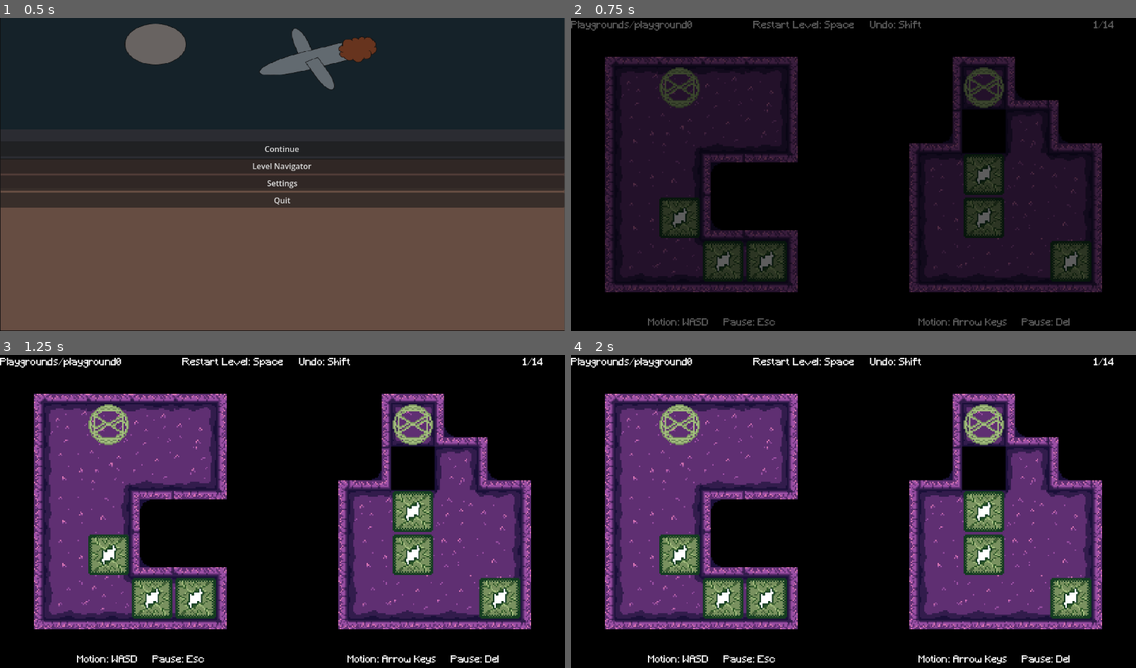
Above: before the commit, frames 1-4 (two rows, left to right).
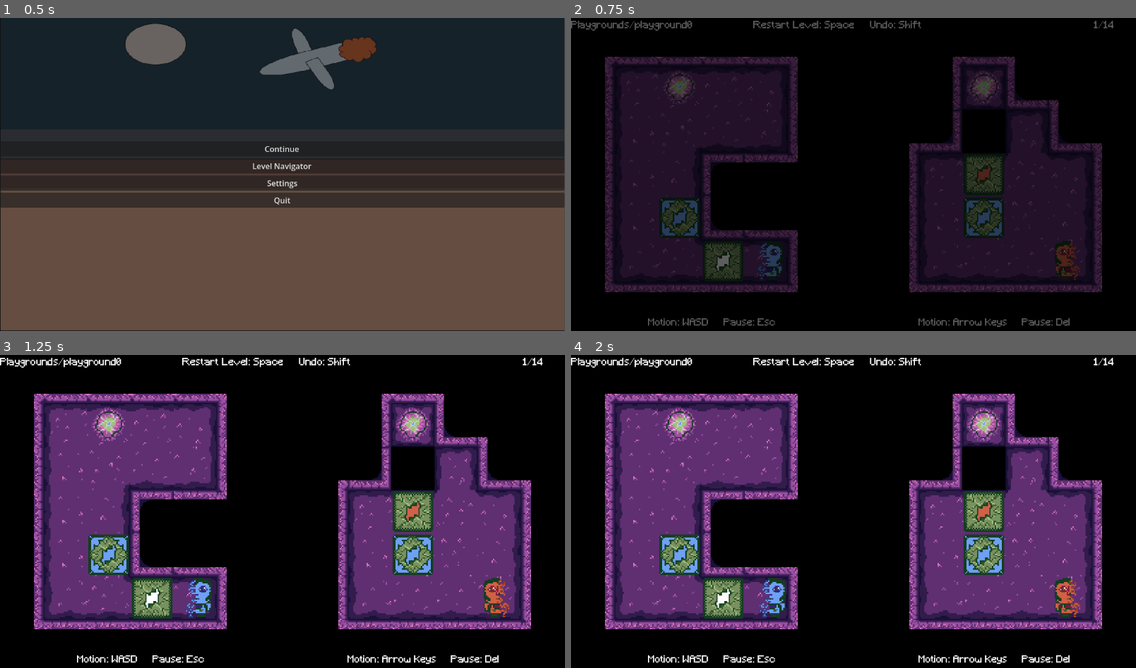
Above: after the commit, the same moments.

Repository: whitsettbe/kcol-f26-gamedevproj-cb
Game: Godot game, scene res://UI/scenes/main_menu.tscn
The game is run twice, just before and just after one commit, with the same random seed, the same clock (stepped at 60 frames per second) and the same inputs.
Inputs:
- Up to frame 1 (0.5 s): no input
- Up to frame 2 (0.75 s): click "Continue" at 0.5 s
- Up to frame 3 (1.25 s): no input
- Up to frame 4 (2 s): tap Enter at 1.25 s; hold D (L_right) from 1.28 s (still down); tap Shift (undo) at 1.35 s

Frame 1 is identical in both runs. In frame 2, 3.1% of the frame differs, in the area x 15-92%, y 15-84%; in frame 3, 4.0%, in the area x 15-93%, y 15-85%; in frame 4, 4.0%.
Error before the commit: Parse Error: Could not parse global class "PortalIn" from "res://level_components/scripts/portal_in.gd". (res://levels/level_block_manager.gd:188)

Commit message:
Fix indentation in portal_in.gd

Diff:
--- a/TornAsunder/level_components/scripts/portal_in.gd
+++ b/TornAsunder/level_components/scripts/portal_in.gd
@@ -38,7 +38,7 @@
 		players_exiting = len(overlapping_players)
 		if players_exiting > 0:
 			emit_signal("player_on_exit")
-		  sfx_exit_buzz.play()
+		sfx_exit_buzz.play()
 		return
 
 	# If the portal output is covered,
@@ -53,8 +53,8 @@
 		area.get_node("SpriteTile").show_teleport(offset_vect)
 
 	# Play teleportation sound effect
-  if len(overlapping_players) > 0:
-    sfx_teleport.play()
+	if len(overlapping_players) > 0:
+		sfx_teleport.play()
 
 # Note when a player leaves the area, if
 #  this is an exit tile
